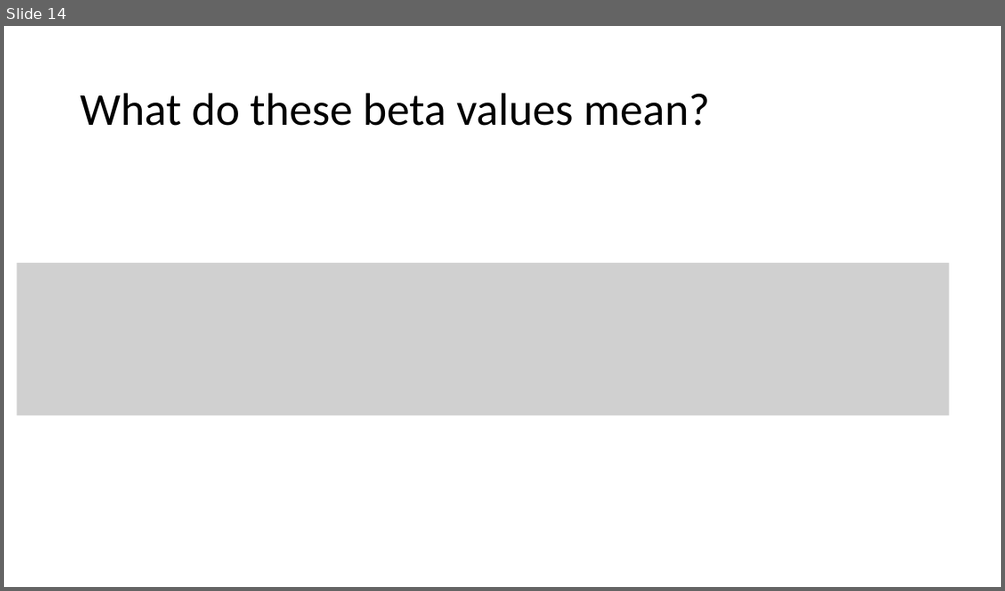
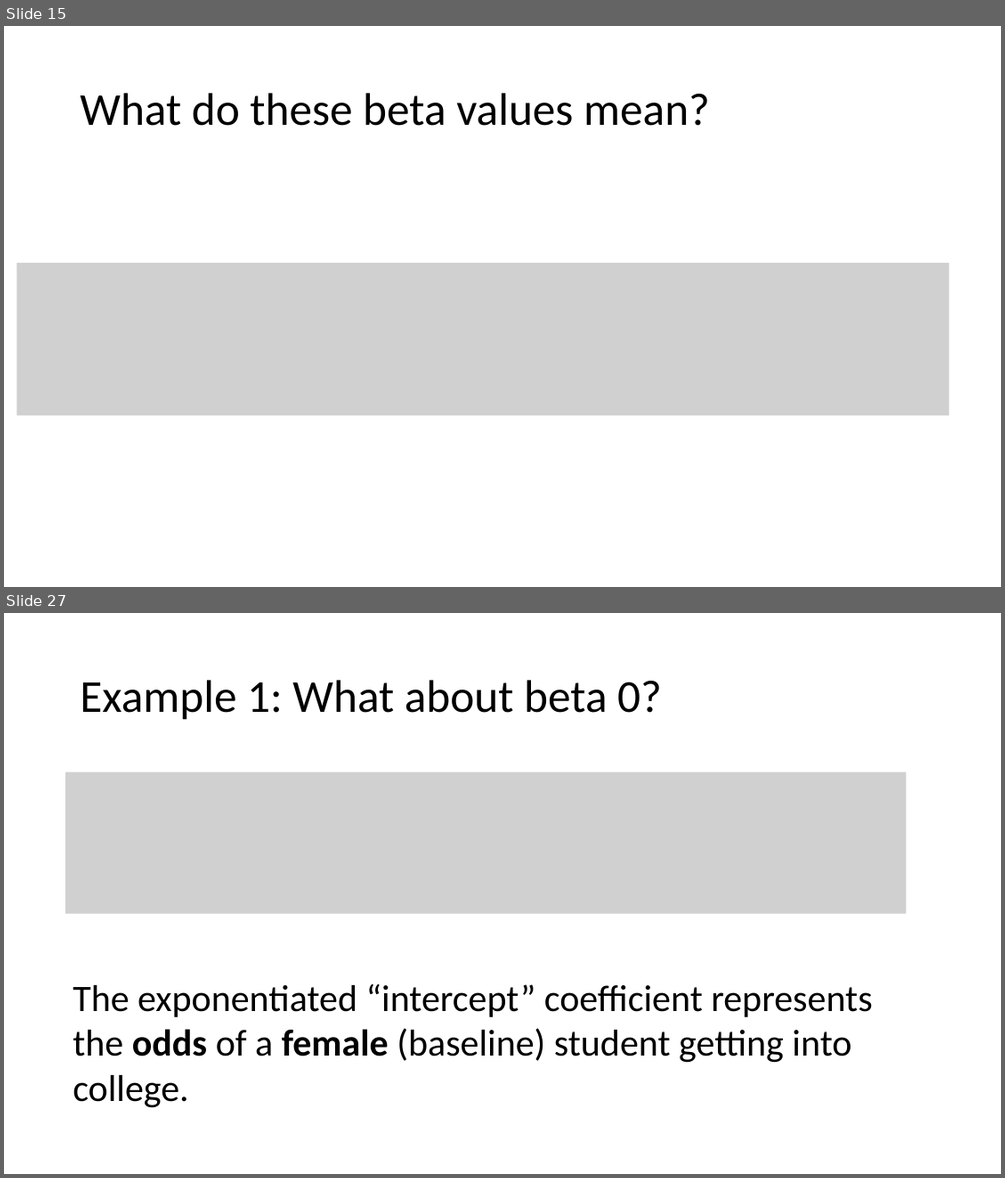
Before and after one commit to bertozzivill/infx572_winter17, a slide deck: module_10/part_2/deck_3.pptx. Shown one above the other, each under a label of ours: slide 14 before the commit, slides 15 and 27 after it; the slides between them are not shown. The pictures are 1005x591 and 1005x1178 pixels, drawn with LibreOffice and Linux fonts; fonts in the diff are those of the drawing; grey boxes stand for pictures. Boxes give left, top, right and bottom in pixels: in the first picture for what was removed or moved away, otherwise in the second. Text is boxed around its words. In the diff, an @@ line names an element or a change of style, - is before the commit and + after.

```diff
--- a/module_10/part_2/deck_3.pptx
+++ b/module_10/part_2/deck_3.pptx
@@ slide 27 added at (4,613,1001,1174), background #FFFFFF @@
@@ title added at (80,680,662,720), 44 pt, text #000000 @@
+Example 1: What about beta 0?
@@ picture added at (65,772,906,914) @@
@@ text added at (73,984,872,1108), 36 pt, text #000000 @@
+The exponentiated “intercept” coefficient represents the odds of a female (baseline) student getting into college.
@@ what was slide 14 is now slide 15 @@
```
Also in this commit, not shown: 2 slides changed, 24 other slides added, 3 other files.
